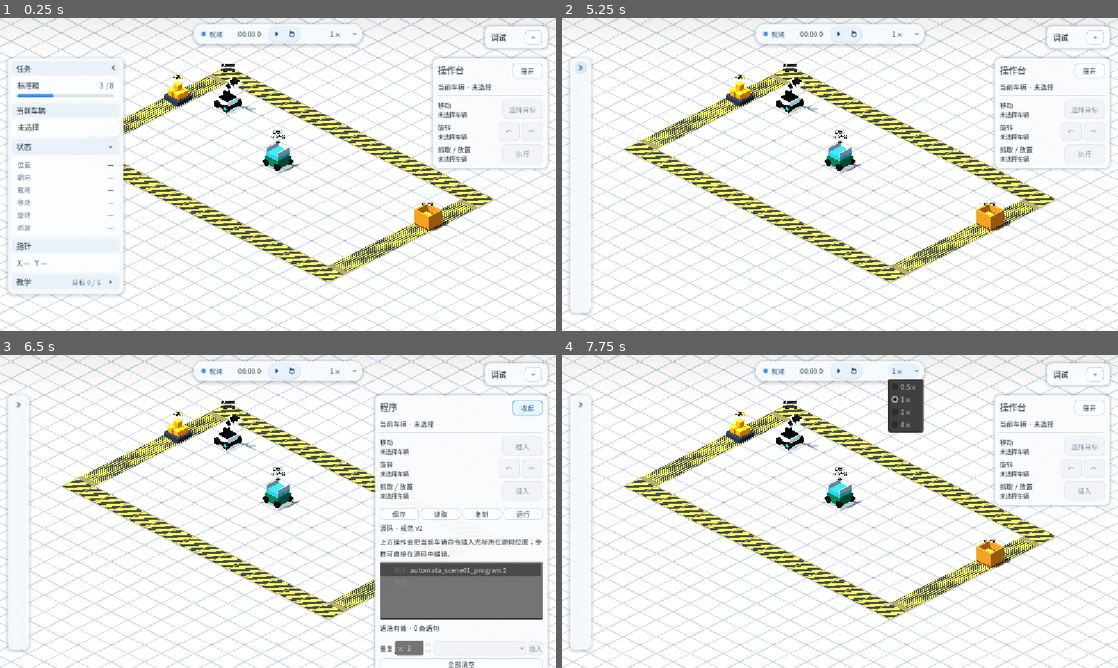
Above: before the commit, frames 1-4 (two rows, left to right).
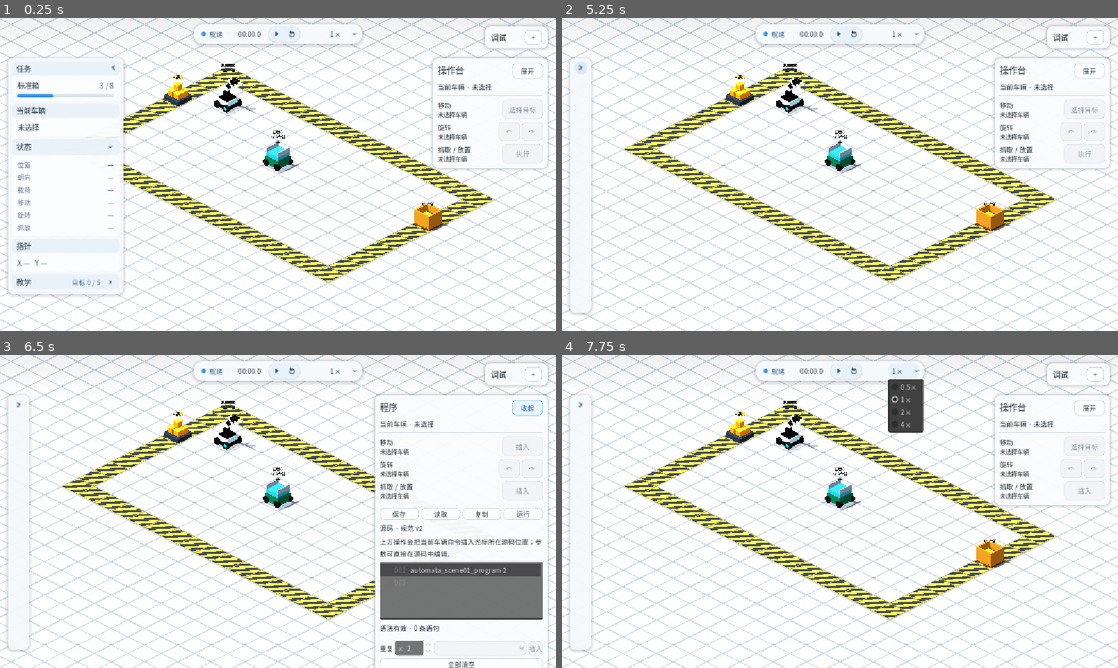
Above: after the commit, the same moments.

Repository: Ri0n72Y/automata
Game: Godot game, scene res://scenes/scene_01/scene_01_basic_packing.tscn
Two runs of this game, one before a commit and one after it. Both use one fixed random seed, a clock stepped at 60 frames per second and the inputs below.
Inputs (mouse positions are in pixels of both pictures, inside the frame that each line leads up to):
- Up to frame 1 (0.25 s): no input
- Up to frame 2 (5.25 s): click (673, 146) at 0.5 s; click (673, 199) at 1.27 s; click "下一步" at 2 s; click "上一步" at 2.75 s; click "跳过教学" at 3.5 s; click "打开教学" at 4.25 s; click (673, 68) at 5 s
- Up to frame 3 (6.5 s): click "展开" at 5.75 s
- Up to frame 4 (7.75 s): click "收起" at 6.5 s; click "1×" at 7.25 s

The runs differ from the first frame. In frame 1, 1.1% of the frame differs, in the area x 22-86%, y 18-82%; in frame 2, 1.3%, in the area x 14-86%, y 18-82%; in frame 3, 0.9%; in frame 4, 1.3%.

Commit message:
fix(scene-01): keep warning tile orientation consistent

Diff:
--- a/scenes/scene_01/components/scene_01_field_16x10.tscn
+++ b/scenes/scene_01/components/scene_01_field_16x10.tscn
@@ -18,7 +18,7 @@
 material = ExtResource("3_warning_x")
 
 [sub_resource type="PlaneMesh" id="WarningSideMesh"]
-size = Vector2(8, 1)
+size = Vector2(1, 8)
 material = ExtResource("4_warning_z")
 
 [node name="GridTileView" type="Node3D"]
@@ -48,13 +48,11 @@
 
 [node name="WestBoundaryCells" type="MeshInstance3D" parent="Tiles/WarningBoundary"]
 position = Vector3(0.5, 0.01, 5)
-rotation = Vector3(0, 1.570796, 0)
 mesh = SubResource("WarningSideMesh")
 cast_shadow = 0
 
 [node name="EastBoundaryCells" type="MeshInstance3D" parent="Tiles/WarningBoundary"]
 position = Vector3(15.5, 0.01, 5)
-rotation = Vector3(0, 1.570796, 0)
 mesh = SubResource("WarningSideMesh")
 cast_shadow = 0
 
